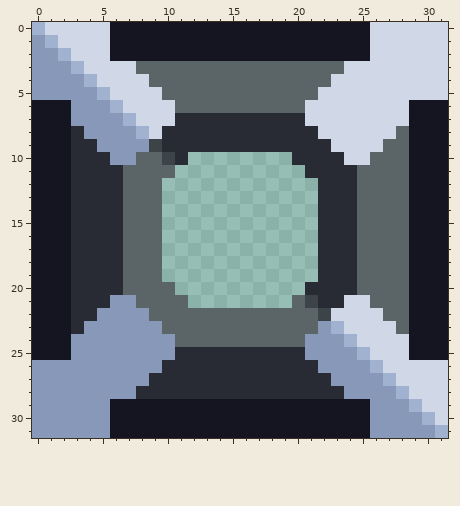
Edited in one commit: pixel-art sprite (sprites/blocks/liquids/irmenite-router.png). The picture above was drawn from the file before the commit.
The file is 32x32 pixels.
New version:
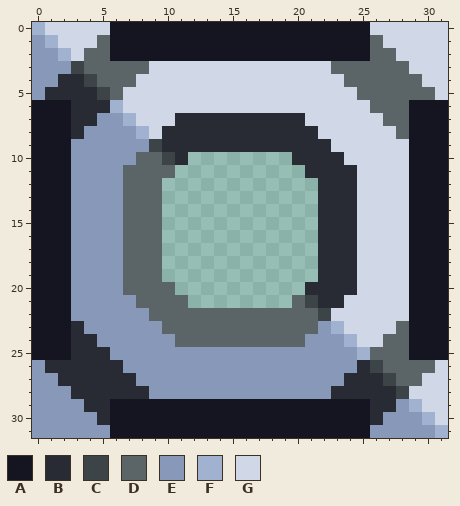
Palette (. is transparent): A #151522  B #282b34  C #3c4448  D #5b6567  E #8798b9  F #a1b1d0  G #d0d8e8
Diff:
@@ x 0..31 @@
  0 FGGGGGAAAAAAAAAAAAAAAAAAAAGGGGGG
- 1 EFGGGGAAAAAAAAAAAAAAAAAAAAGGGGGG
- 2 EEFGGGAAAAAAAAAAAAAAAAAAAAGGGGGG
- 3 EEEFGGGGDDDDDDDDDDDDDDDDGGGGGGGG
- 4 EEEEFGGGGDDDDDDDDDDDDDDGGGGGGGGG
- 5 EEEEEFGGGGDDDDDDDDDDDDGGGGGGGGGG
- 6 AAAEEEFGGGGDDDDDDDDDDGGGGGGGGAAA
- 7 AAAEEEEFGGGBBBBBBBBBBGGGGGGGGAAA
+ 1 EFGGGDAAAAAAAAAAAAAAAAAAAADGGGGG
+ 2 EEFGDDAAAAAAAAAAAAAAAAAAAADDGGGG
+ 3 EEECDDDDDGGGGGGGGGGGGGGDDDDDDGGG
+ 4 EEBBCDDDGGGGGGGGGGGGGGGGDDDDDDGG
+ 5 EBBBBCDGGGGGGGGGGGGGGGGGGDDDDDDG
+ 6 AAABBBFGGGGGGGGGGGGGGGGGGGDDDAAA
+ 7 AAABBEEFGGGBBBBBBBBBBGGGGGGDDAAA
  8 AAABEEEEFGBBBBBBBBBBBBGGGGGGDAAA
- 9 AAABBEEEECBBBBBBBBBBBBBGGGGDDAAA
-10 AAABBBEEDDCB........BBBBGGDDDAAA
-11 AAABBBBDDDD..........BBBBDDDDAAA
-12 AAABBBBDDD............BBBDDDDAAA
-13 AAABBBBDDD............BBBDDDDAAA
-14 AAABBBBDDD............BBBDDDDAAA
-15 AAABBBBDDD............BBBDDDDAAA
-16 AAABBBBDDD............BBBDDDDAAA
-17 AAABBBBDDD............BBBDDDDAAA
-18 AAABBBBDDD............BBBDDDDAAA
-19 AAABBBBDDD............BBBDDDDAAA
-20 AAABBBBDDDD..........BBBBDDDDAAA
-21 AAABBBEEDDDD........DCBBGGDDDAAA
-22 AAABBEEEEDDDDDDDDDDDDDCGGGGDDAAA
+ 9 AAAEEEEEECBBBBBBBBBBBBBGGGGGGAAA
+10 AAAEEEEEDDCB........BBBBGGGGGAAA
+11 AAAEEEEDDDD..........BBBBGGGGAAA
+12 AAAEEEEDDD............BBBGGGGAAA
+13 AAAEEEEDDD............BBBGGGGAAA
+14 AAAEEEEDDD............BBBGGGGAAA
+15 AAAEEEEDDD............BBBGGGGAAA
+16 AAAEEEEDDD............BBBGGGGAAA
+17 AAAEEEEDDD............BBBGGGGAAA
+18 AAAEEEEDDD............BBBGGGGAAA
+19 AAAEEEEDDD............BBBGGGGAAA
+20 AAAEEEEDDDD..........BBBBGGGGAAA
+21 AAAEEEEEDDDD........DCBBGGGGGAAA
+22 AAAEEEEEEDDDDDDDDDDDDDCGGGGGGAAA
 23 AAABEEEEEEDDDDDDDDDDDDEFGGGGDAAA
-24 AAAEEEEEEEEDDDDDDDDDDEEEFGGGGAAA
-25 AAAEEEEEEEEBBBBBBBBBBEEEEFGGGAAA
-26 EEEEEEEEEEBBBBBBBBBBBBEEEEFGGGGG
-27 EEEEEEEEEBBBBBBBBBBBBBBEEEEFGGGG
-28 EEEEEEEEBBBBBBBBBBBBBBBBEEEEFGGG
-29 EEEEEEAAAAAAAAAAAAAAAAAAAAEEEFGG
-30 EEEEEEAAAAAAAAAAAAAAAAAAAAEEEEFG
+24 AAABBEEEEEEDDDDDDDDDDEEEFGGDDAAA
+25 AAABBBEEEEEEEEEEEEEEEEEEEFDDDAAA
+26 EBBBBBBEEEEEEEEEEEEEEEEEEBCDDDDG
+27 EEBBBBBBEEEEEEEEEEEEEEEEBBBCDDGG
+28 EEEBBBBBBEEEEEEEEEEEEEEBBBBBCGGG
+29 EEEEBBAAAAAAAAAAAAAAAAAAAABBEFGG
+30 EEEEEBAAAAAAAAAAAAAAAAAAAABEEEFG
 31 EEEEEEAAAAAAAAAAAAAAAAAAAAEEEEEF
